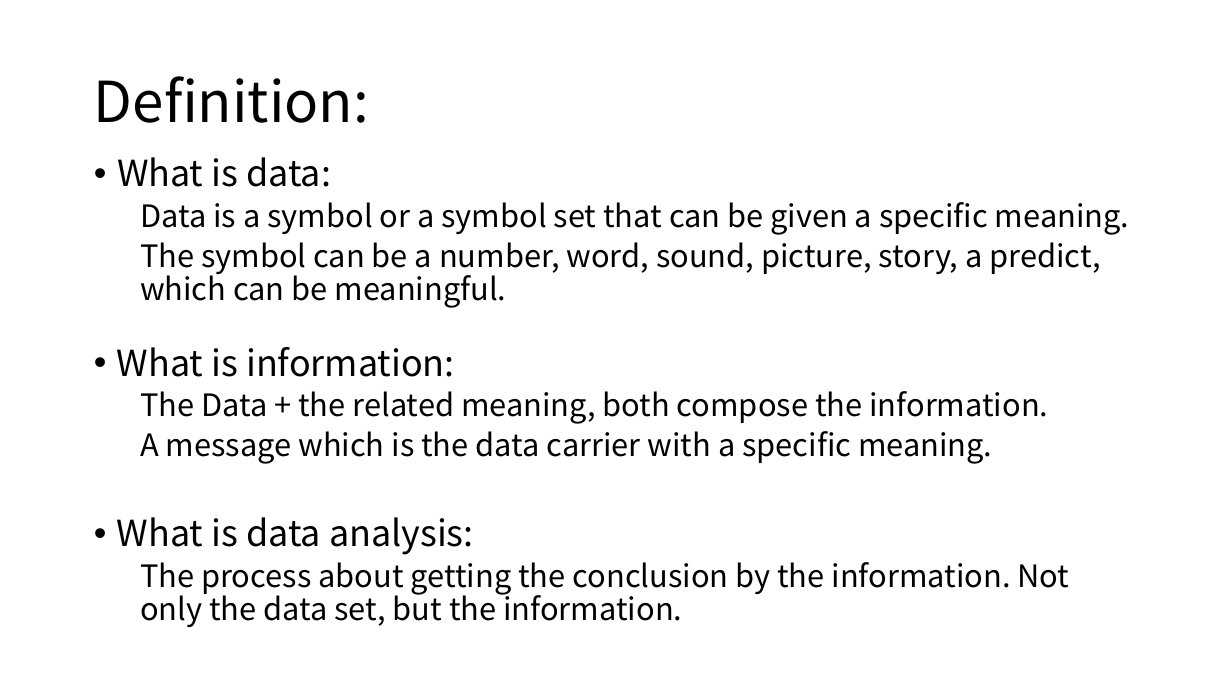
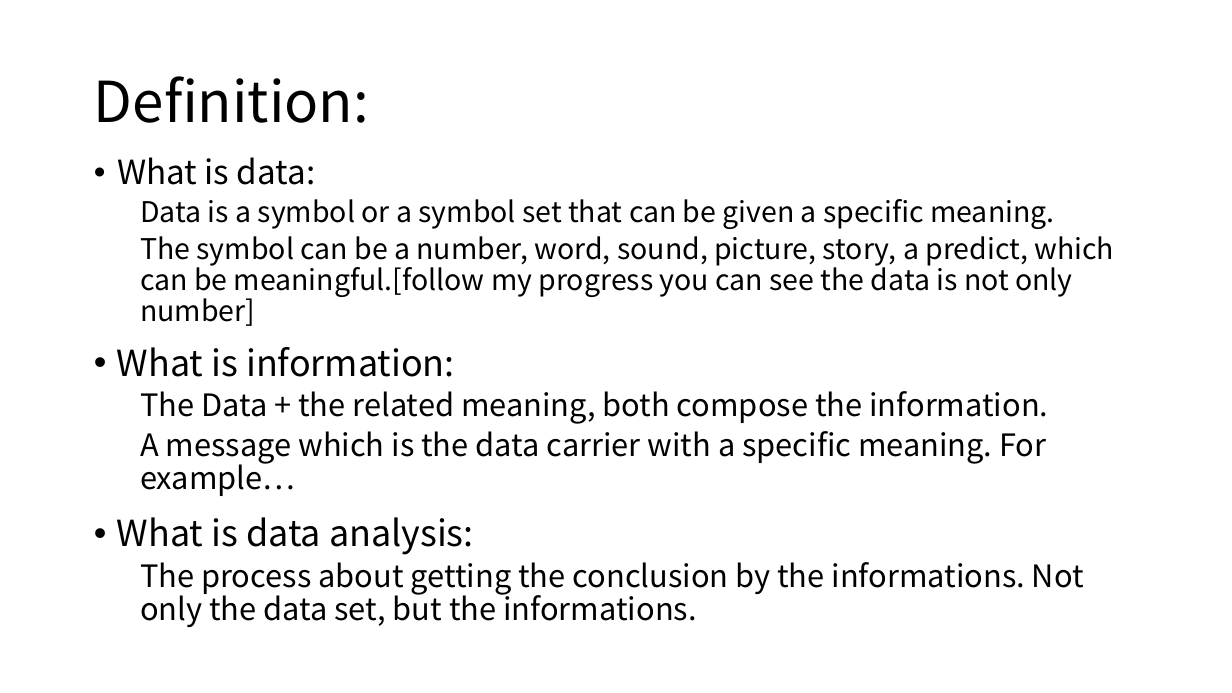
Before and after one commit to zicheng-pan/python-requestforlagou, a slide deck: slide 3 of New Microsoft PowerPoint 演示文稿.pptx. Drawn at 1232x693 pixels with LibreOffice and Linux fonts; fonts in the diff are those of the drawing. Boxes give left, top, right and bottom in pixels: in the first picture for what was removed or moved away, otherwise in the second. Text is boxed around its words. In the diff, an @@ line names an element or a change of style, - is before the commit and + after.

Commit message:
finished ppt

```diff
--- a/New Microsoft PowerPoint 演示文稿.pptx
+++ b/New Microsoft PowerPoint 演示文稿.pptx
@@ text at box(117, 157, 1054, 229): size 28 to 25.9 pt in "What is data:"; size 24 to 22.2 pt in "Data is a symbol or a symbol ..." @@
@@ text at box(140, 236, 1114, 326): text changed; size 24 to 22.2 pt @@
-  The symbol can be a number, word, sound, picture, story, a predict, which can be meaningful.
+  The symbol can be a number, word, sound, picture, story, a predict, which can be meaningful.[follow my progress you can see the data is not only number]
@@ text at box(140, 431, 1046, 496): text changed @@
-  A message which is the data carrier with a specific meaning.
+  A message which is the data carrier with a specific meaning. For example…
@@ text at box(140, 562, 1084, 627): text changed @@
-  The process about getting the conclusion by the information. Not only the data set, but the information.
+  The process about getting the conclusion by the informations. Not only the data set, but the informations.
```
Also in this commit, not shown: 5 other slides changed, 2 slides added.
